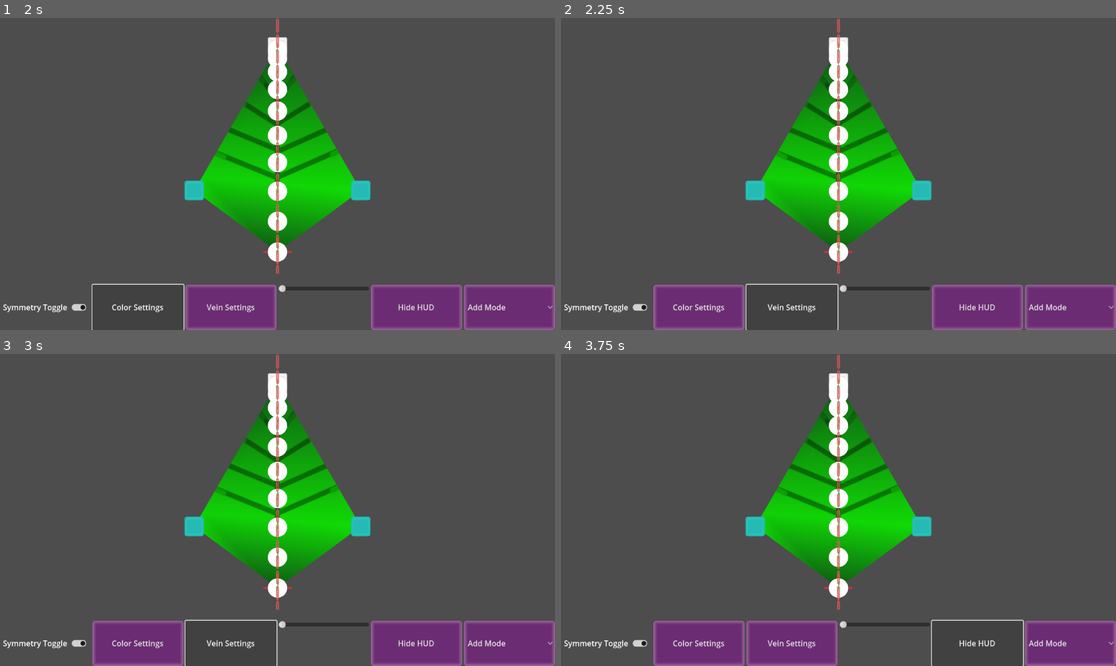
Above: before the commit, frames 1-4 (two rows, left to right).
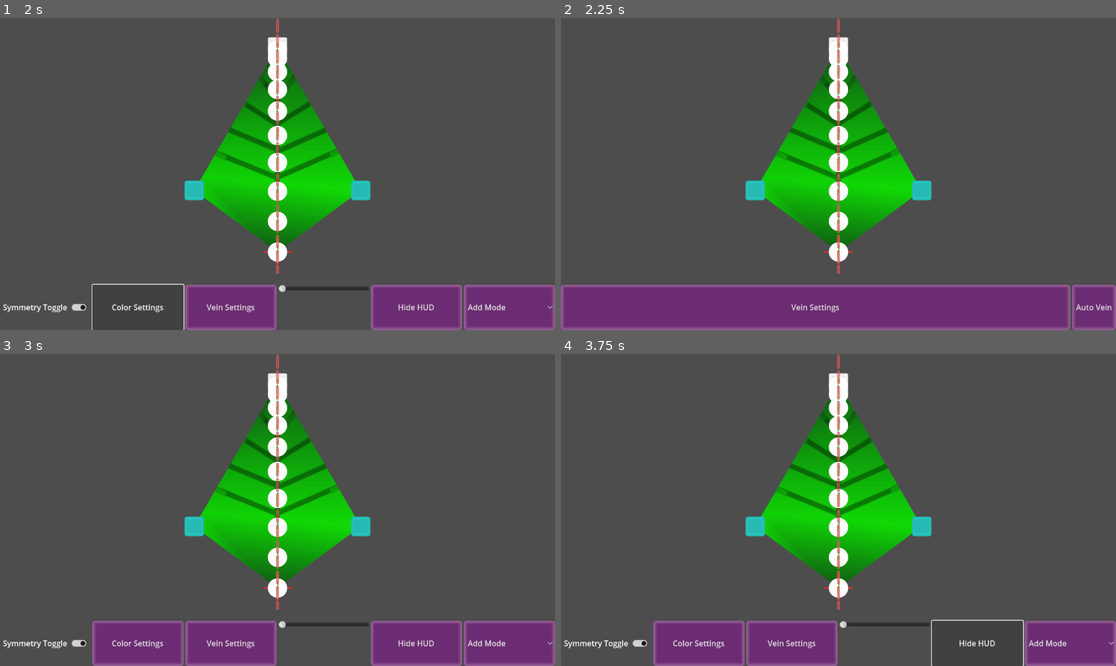
Above: after the commit, the same moments.

Repository: LettucePie/persephone
Game: Godot game, scene res://design/leafmaker.tscn
Two runs of this game, one before a commit and one after it. Both use one fixed random seed, a clock stepped at 60 frames per second and the inputs below.
Inputs:
- Up to frame 1 (2 s): click "Symmetry Toggle" at 0.5 s; click "Color Settings" at 1.25 s
- Up to frame 2 (2.25 s): click "Vein Settings" at 2 s
- Up to frame 3 (3 s): click "Vein Settings" at 2.75 s
- Up to frame 4 (3.75 s): click "Hide HUD" at 3.5 s

Frame 1 is identical in both runs. In frame 2, 8.1% of the frame differs, in the area x 0-100%, y 85-100%; in frame 3, 2.5%; in frame 4, nothing differs.

Commit message:
Added Vein Settings mode Toggle

Diff:
--- a/design/leafmaker.tscn
+++ b/design/leafmaker.tscn
@@ -53,7 +53,8 @@
 theme = ExtResource("7")
 script = ExtResource("5")
 
-[node name="HBoxContainer" type="HBoxContainer" parent="ui"]
+[node name="main_controls" type="HBoxContainer" parent="ui"]
+visible = false
 layout_mode = 0
 anchor_top = 1.0
 anchor_right = 1.0
@@ -61,22 +62,22 @@
 offset_top = -94.0
 alignment = 1
 
-[node name="Symmetry" type="CheckButton" parent="ui/HBoxContainer"]
+[node name="Symmetry" type="CheckButton" parent="ui/main_controls"]
 layout_mode = 2
 size_flags_horizontal = 3
 text = "Symmetry Toggle"
 
-[node name="Color" type="Button" parent="ui/HBoxContainer"]
+[node name="Color" type="Button" parent="ui/main_controls"]
 layout_mode = 2
 size_flags_horizontal = 3
 text = "Color Settings"
 
-[node name="Vein" type="Button" parent="ui/HBoxContainer"]
+[node name="Vein" type="Button" parent="ui/main_controls"]
 layout_mode = 2
 size_flags_horizontal = 3
 text = "Vein Settings"
 
-[node name="HSlider" type="HSlider" parent="ui/HBoxContainer"]
+[node name="HSlider" type="HSlider" parent="ui/main_controls"]
 custom_minimum_size = Vector2(100, 0)
 layout_mode = 2
 size_flags_horizontal = 3
@@ -84,12 +85,12 @@
 max_value = 12.0
 value = 3.0
 
-[node name="Button4" type="Button" parent="ui/HBoxContainer"]
+[node name="Button4" type="Button" parent="ui/main_controls"]
 layout_mode = 2
 size_flags_horizontal = 3
 text = "Hide HUD"
 
-[node name="Mode" type="OptionButton" parent="ui/HBoxContainer"]
+[node name="Mode" type="OptionButton" parent="ui/main_controls"]
 layout_mode = 2
 size_flags_horizontal = 3
 item_count = 3
@@ -100,6 +101,23 @@
 popup/item_1/id = 1
 popup/item_2/text = "Delete Mode"
 popup/item_2/id = 2
+
+[node name="vein_controls" type="HBoxContainer" parent="ui"]
+layout_mode = 0
+anchor_top = 1.0
+anchor_right = 1.0
+anchor_bottom = 1.0
+offset_top = -94.0
+alignment = 1
+
+[node name="close_vein" type="Button" parent="ui/vein_controls"]
+layout_mode = 2
+size_flags_horizontal = 3
+text = "Vein Settings"
+
+[node name="auto_vein" type="Button" parent="ui/vein_controls"]
+layout_mode = 2
+text = "Auto Vein"
 
 [node name="SymmetryLine" type="TextureRect" parent="ui"]
 layout_mode = 0
@@ -126,7 +144,9 @@
 [connection signal="ready" from="ui" to="." method="_on_ui_ready"]
 [connection signal="resized" from="ui" to="canvas" method="_on_ui_resized"]
 [connection signal="symmetry" from="ui" to="canvas" method="_on_ui_symmetry"]
-[connection signal="toggled" from="ui/HBoxContainer/Symmetry" to="ui" method="_on_symmetry_toggled"]
-[connection signal="item_selected" from="ui/HBoxContainer/Mode" to="canvas" method="_on_Mode_item_selected"]
-[connection signal="item_selected" from="ui/HBoxContainer/Mode" to="ui" method="_on_mode_item_selected"]
+[connection signal="toggled" from="ui/main_controls/Symmetry" to="ui" method="_on_symmetry_toggled"]
+[connection signal="pressed" from="ui/main_controls/Vein" to="ui" method="_on_vein_pressed"]
+[connection signal="item_selected" from="ui/main_controls/Mode" to="canvas" method="_on_Mode_item_selected"]
+[connection signal="item_selected" from="ui/main_controls/Mode" to="ui" method="_on_mode_item_selected"]
+[connection signal="pressed" from="ui/vein_controls/close_vein" to="ui" method="_on_close_vein_pressed"]
 [connection signal="gui_input" from="ui/table" to="canvas" method="_on_table_gui_input"]
--- a/design/leafmaker_canvas.gd
+++ b/design/leafmaker_canvas.gd
@@ -663,7 +663,6 @@
 	screen_size = get_window().get_size()
 
 
-
 func _on_Maximize_pressed():
 #	print("Maximize Curve Pressed")
 	maximize_curve_scale(leaf_origin.position)
--- a/design/leafmaker_ui.gd
+++ b/design/leafmaker_ui.gd
@@ -3,10 +3,14 @@
 signal symmetry(mode)
 
 var symmetry_mode : bool = false
+enum EditorMode {MAIN_MODE, VEIN_MODE}
+var control_mode : EditorMode = EditorMode.MAIN_MODE
 
 # Called when the node enters the scene tree for the first time.
 func _ready():
 	$SymmetryLine.visible = symmetry_mode
+	$main_controls.show()
+	$vein_controls.hide()
 
 
 func _on_mode_item_selected(index):
@@ -20,3 +24,15 @@
 	symmetry_mode = button_pressed
 	emit_signal("symmetry", symmetry_mode)
 	$SymmetryLine.visible = symmetry_mode
+
+
+func _on_vein_pressed():
+	control_mode = EditorMode.VEIN_MODE
+	$main_controls.hide()
+	$vein_controls.show()
+
+
+func _on_close_vein_pressed():
+	control_mode = EditorMode.MAIN_MODE
+	$main_controls.show()
+	$vein_controls.hide()
